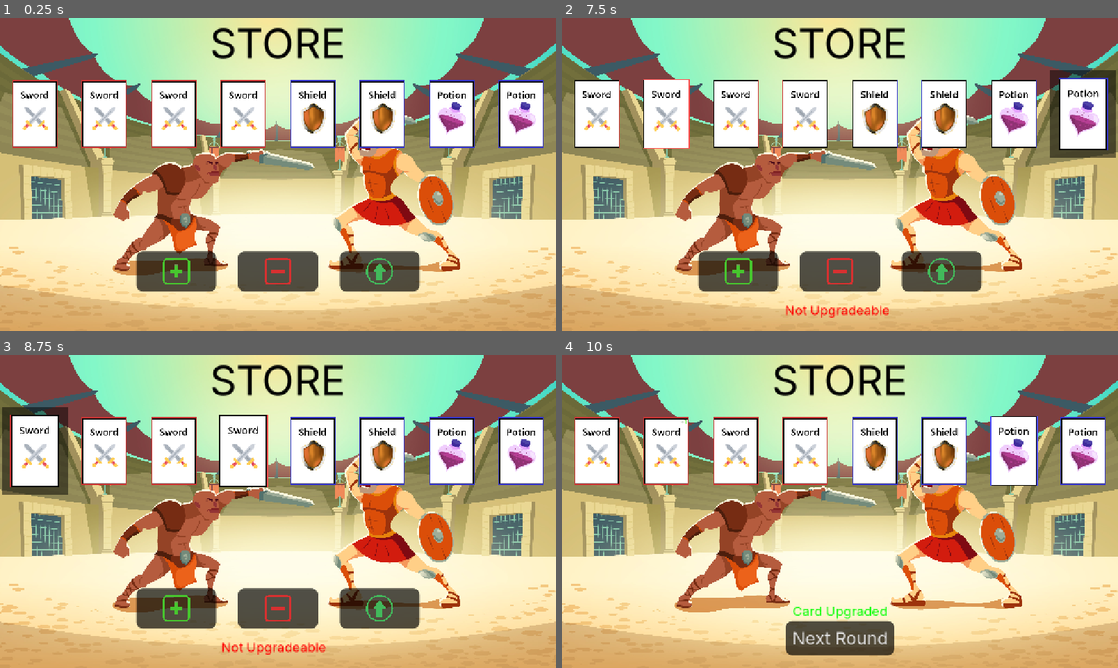
Above: before the commit, frames 1-4 (two rows, left to right).
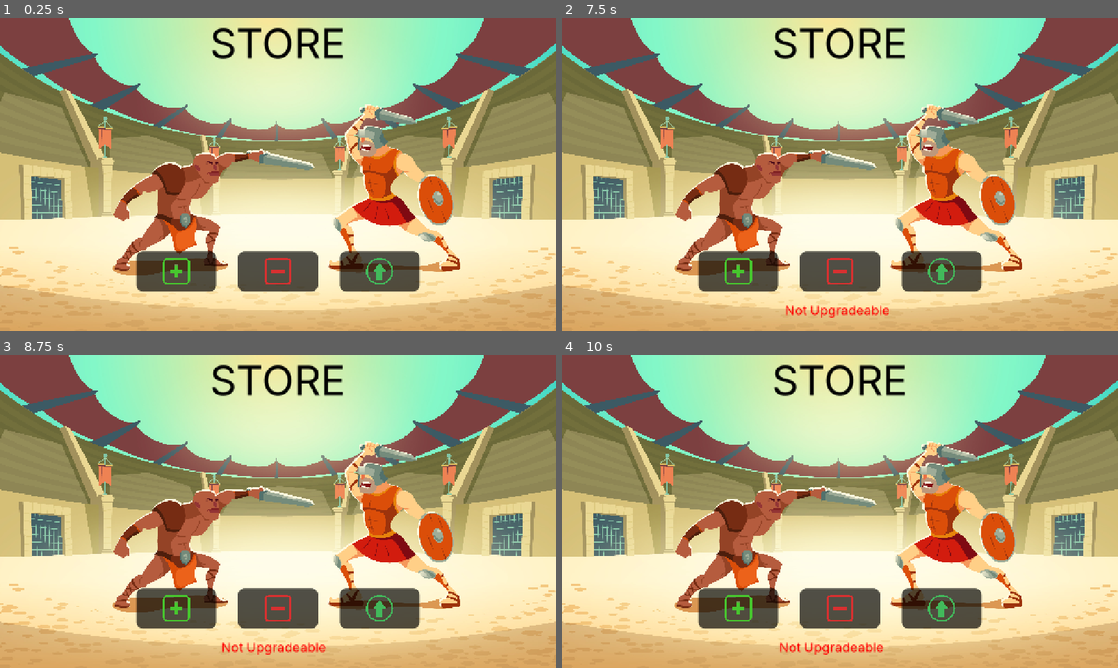
Above: after the commit, the same moments.

Repository: ChrisNGDC/cards_combat_game
Game: Godot game, scene res://escenes/store.tscn
The game is run twice, just before and just after one commit, with the same random seed, the same clock (stepped at 60 frames per second) and the same inputs. This scene is started directly instead of the project's main scene.
Inputs (mouse positions are in pixels of both pictures, inside the frame that each line leads up to):
- Up to frame 1 (0.25 s): no input
- Up to frame 2 (7.5 s): click (739, 271) at 0.5 s; click (840, 271) at 1.25 s; click (940, 271) at 2 s; click (739, 271) at 2.75 s; click (840, 271) at 3.5 s; click (940, 271) at 4.25 s; click (739, 271) at 5 s; click (840, 271) at 5.75 s; click (940, 271) at 6.5 s; tap Enter at 7.25 s; drag from (595, 115) to (806, 115) at 7.27 s
- Up to frame 3 (8.75 s): drag from (33, 452) to (244, 452) at 8.02 s
- Up to frame 4 (10 s): move the mouse to (667, 452) at 8.77 s; tap I at 8.85 s; click (667, 452) at 8.92 s; tap Space at 9.5 s; drag from (734, 452) to (1012, 452) at 9.52 s

The runs differ from the first frame. In frame 1, 14% of the frame differs, in the area x 2-98%, y 19-42%; in frame 2, 16%; in frame 3, 16%; in frame 4, 21%, in the area x 2-98%, y 19-96%.
Error in both runs: Invalid type in function 'window_set_size' in base 'DisplayServer'. Cannot convert argument 1 from Nil to Vector2i. (res://scripts/config_manager.gd:42)

Commit message:
build; Update deck management to use player and CPU decks, streamline card handling in store

Diff:
--- a/scripts/Combat/card_manager.gd
+++ b/scripts/Combat/card_manager.gd
@@ -11,7 +11,8 @@
 var highlight_color = Color(1.5, 1.5, 1.5, 0.6)
 var normal_color = Color(1, 1, 1, 0.4)
 var card_in_slot
-var mazo_seleccionado: Array[BaseCard]
+var player_deck: Array[BaseCard]
+var cpu_deck: Array[BaseCard]
 var player_mazo_pos
 var cpu_mazo_pos
 var hand_size = 4
@@ -36,13 +37,14 @@
 	cpu_card_slot.modulate = normal_color
 	slot_scale = player_card_slot.scale
 	fighting = false
-	if GlobalData.selected_deck != null:
+	if GlobalData.player_deck != null:
 		player_mazo_pos = Vector2(160, screen_size.y - 100)
 		cpu_mazo_pos = Vector2(screen_size.x - 160, 100)
-		mazo_seleccionado = GlobalData.selected_deck.cartas
-		mazo_seleccionado.shuffle()
+		player_deck = GlobalData.player_deck.cartas
+		cpu_deck = GlobalData.cpu_deck.cartas
+		player_deck.shuffle()
+		cpu_deck.shuffle()
 		crear_mazo(cartas_mazo_player, player_mazo_pos, true)
-		mazo_seleccionado.shuffle()
 		crear_mazo(cartas_mazo_cpu, cpu_mazo_pos, false)
 
 		repartir_mano(cartas_mazo_player, cartas_mano_player, true)
@@ -78,6 +80,7 @@
 
 
 func crear_mazo(mazo: Array, mazo_pos: Vector2, player: bool):
+	var mazo_seleccionado = player_deck if player else cpu_deck
 	var cards_amount = mazo_seleccionado.size()
 	var anchor_rel = 0
 	for i in range(cards_amount):
@@ -258,8 +261,8 @@
 	var run_data = {
 		"date": Time.get_datetime_string_from_system(false, true),
 		"won": (GlobalData.player_hp > 0),
-		"player_deck": cards_to_save(GlobalData.selected_deck.cartas),
-		"cpu_deck": cards_to_save(GlobalData.selected_deck.cartas)
+		"player_deck": cards_to_save(GlobalData.player_deck.cartas),
+		"cpu_deck": cards_to_save(GlobalData.cpu_deck.cartas)
 	}
 	SaveManager.save_run(run_data)
 
--- a/scripts/Decks/deck.gd
+++ b/scripts/Decks/deck.gd
@@ -15,7 +15,7 @@
 func _aplicar_datos():
 	if datos_mazo == null: return
 	if has_node("LineEdit"):
-		get_node("LineEdit").text = datos_mazo.nombre
+		get_node("LineEdit").text = tr(datos_mazo.nombre)
 	if has_node("Sprite2D"):
 		var tex = load(datos_mazo.ruta_imagen)
 		if tex:
@@ -24,11 +24,11 @@
 
 func _on_area_2d_mouse_entered():
 	var tween = get_tree().create_tween()
-	tween.tween_property(self, "scale", escala_grande, 0.1).set_trans(Tween.TRANS_QUAD)
+	tween.tween_property(self , "scale", escala_grande, 0.1).set_trans(Tween.TRANS_QUAD)
 
 func _on_area_2d_mouse_exited():
 	var tween = get_tree().create_tween()
-	tween.tween_property(self, "scale", escala_normal, 0.1).set_trans(Tween.TRANS_QUAD)
+	tween.tween_property(self , "scale", escala_normal, 0.1).set_trans(Tween.TRANS_QUAD)
 
 
 # Called every frame. 'delta' is the elapsed time since the previous frame.
--- a/scripts/Decks/decks_manager.gd
+++ b/scripts/Decks/decks_manager.gd
@@ -6,11 +6,7 @@
 var dragging = false
 var last_mouse_pos = Vector2()
 var deck_scene = preload("res://escenes/deck.tscn")
-var lista_mazos = [
-	FighterDeck.new(),
-	MageDeck.new(),
-	PaladinDeck.new()
-	]
+var lista_mazos = GlobalData.decks_classes.keys()
 var screen_size
 
 func _ready() -> void:
@@ -22,7 +18,7 @@
 	for child in deck_list.get_children():
 		child.queue_free()
 
-	for data in lista_mazos:
+	for nombre in lista_mazos:
 		var wrapper = Control.new()
 		wrapper.custom_minimum_size = Vector2(300, 350)
 		wrapper.mouse_filter = Control.MOUSE_FILTER_PASS
@@ -32,13 +28,15 @@
 		wrapper.add_child(nuevo_mazo)
 		nuevo_mazo.position = wrapper.custom_minimum_size / 2
 
-		nuevo_mazo.setup(data)
+		nuevo_mazo.setup(GlobalData.create_deck(nombre))
 
 func _input(event: InputEvent) -> void:
 	if event is InputEventMouseButton and event.button_index == MOUSE_BUTTON_LEFT:
 		var deck = check_deck_click()
 		if deck:
-			GlobalData.selected_deck = deck.datos_mazo
+			GlobalData.player_deck = GlobalData.create_deck(deck.datos_mazo.nombre)
+			var cpu_deck_name = lista_mazos.pick_random()
+			GlobalData.cpu_deck = GlobalData.create_deck(cpu_deck_name)
 			get_tree().change_scene_to_file("res://escenes/combat.tscn")
 		else:
 			dragging = event.pressed
--- a/scripts/Decks/fighter_deck.gd
+++ b/scripts/Decks/fighter_deck.gd
@@ -2,7 +2,7 @@
 class_name FighterDeck
 
 func _init() -> void:
-	nombre = tr("DECK_FIGHTER")
+	nombre = "DECK_FIGHTER"
 	ruta_imagen = "res://images/dorso.jpg"
 	crear_cartas()
 
--- a/scripts/Decks/mage_deck.gd
+++ b/scripts/Decks/mage_deck.gd
@@ -2,7 +2,7 @@
 class_name MageDeck
 
 func _init() -> void:
-	nombre = tr("DECK_MAGE")
+	nombre = "DECK_MAGE"
 	ruta_imagen = "res://images/dorso.jpg"
 	crear_cartas()
 
--- a/scripts/Decks/paladin_deck.gd
+++ b/scripts/Decks/paladin_deck.gd
@@ -2,7 +2,7 @@
 class_name PaladinDeck
 
 func _init() -> void:
-	nombre = tr("DECK_PALADIN")
+	nombre = "DECK_PALADIN"
 	ruta_imagen = "res://images/dorso.jpg"
 	crear_cartas()
 
--- a/scripts/Store/item_shelf.gd
+++ b/scripts/Store/item_shelf.gd
@@ -8,7 +8,7 @@
 
 
 func _ready() -> void:
-	mazo = GlobalData.selected_deck.cartas
+	mazo = GlobalData.player_deck.cartas
 	mostrar_cartas()
 
 
--- a/scripts/Store/store_button.gd
+++ b/scripts/Store/store_button.gd
@@ -33,19 +33,27 @@
 	match mode:
 		"STORE_ADD":
 			if selected_data:
-				var new_card = selected_data.duplicate(true)
-				new_card.nivel_actual = 0
-				GlobalData.selected_deck.cartas.append(new_card)
+				var player_new_card = GlobalData.create_card(selected_data.nombre, [0, selected_data.nivel_max])
+				var cpu_card = GlobalData.cpu_deck.pick_random()
+				var cpu_new_card = GlobalData.create_card(cpu_card.nombre, [0, cpu_card.nivel_max])
+				GlobalData.player_deck.cartas.append(player_new_card)
+				GlobalData.cpu_deck.cartas.append(cpu_new_card)
 				action_success = true
 		"STORE_REMOVE":
 			if selected_index != -1:
-				GlobalData.selected_deck.cartas.remove_at(selected_index)
+				GlobalData.player_deck.cartas.remove_at(selected_index)
+				var cpu_card_pos = randi() % GlobalData.cpu_deck.cartas.size()
+				GlobalData.cpu_deck.cartas.remove_at(cpu_card_pos)
 				shelf.selected_card_index = -1
 				shelf.selected_card_data = null
 				action_success = true
 		"STORE_UPGRADE":
 			if selected_index != -1 and selected_data and selected_data.upgradeable():
-				GlobalData.selected_deck.cartas[selected_index].upgrade()
+				GlobalData.player_deck.cartas[selected_index].upgrade()
+				var cpu_card_pos = randi() % GlobalData.cpu_deck.cartas.size()
+				while not GlobalData.cpu_deck.cartas[cpu_card_pos].upgradeable():
+					cpu_card_pos = randi() % GlobalData.cpu_deck.cartas.size()
+				GlobalData.cpu_deck.cartas[cpu_card_pos].upgrade()
 				action_success = true
 			else:
 				description_label.text = tr("STORE_INVALID_UPGRADE")
--- a/scripts/global_data.gd
+++ b/scripts/global_data.gd
@@ -13,7 +13,8 @@
 		cpu_hp = clamp(val, 0, 100)
 		hp_changed.emit(cpu_hp, false)
 var cpu_damage_to_recieve: int = 0
-var selected_deck: BaseDeck = FighterDeck.new()
+var player_deck: BaseDeck = null
+var cpu_deck: BaseDeck = null
 var turns = 0
 
 var cards_classes = {
@@ -23,6 +24,17 @@
 	"CARD_MAGIC": MagicCard,
 	"CARD_POTION": PotionCard
 }
+
+var decks_classes = {
+	"DECK_FIGHTER": FighterDeck,
+	"DECK_MAGE": MageDeck,
+	"DECK_PALADIN": PaladinDeck
+}
+
+func create_deck(tipo: String):
+	if decks_classes.has(tipo):
+		var nuevo_mazo = decks_classes[tipo].new()
+		return nuevo_mazo
 
 func create_card(tipo: String, datos: Array):
 	if cards_classes.has(tipo):
@@ -38,4 +50,5 @@
 	cpu_hp = 100
 	turns = 0
 	reset_damages()
-	selected_deck = null
+	player_deck = null
+	cpu_deck = null
